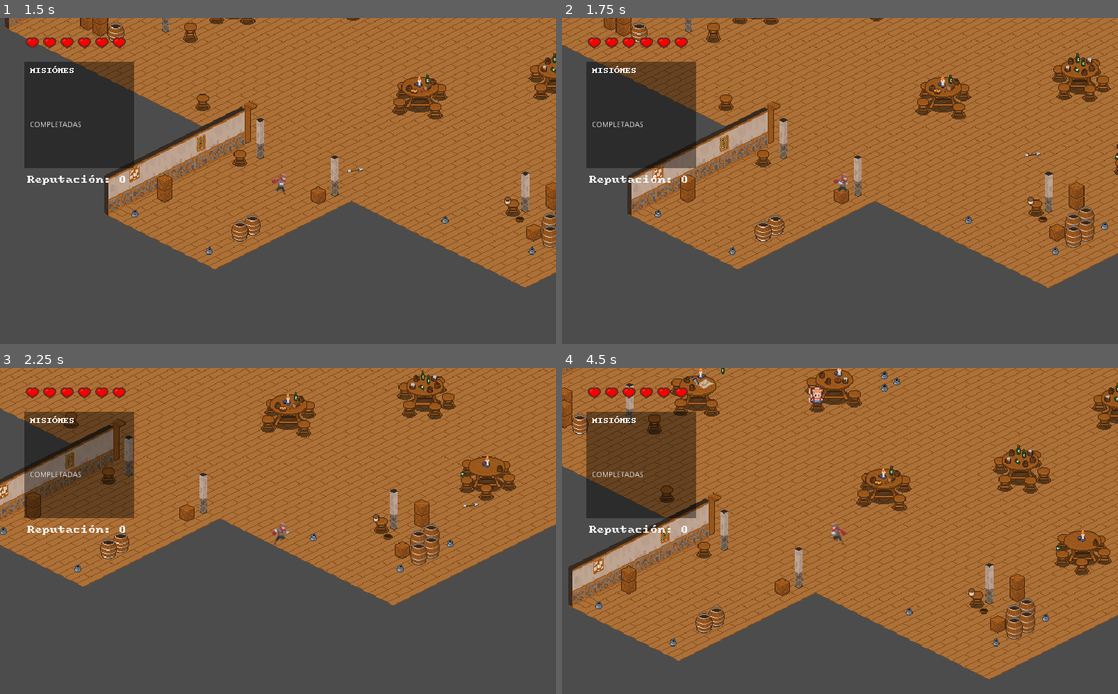
Above: before the commit, frames 1-4 (two rows, left to right).
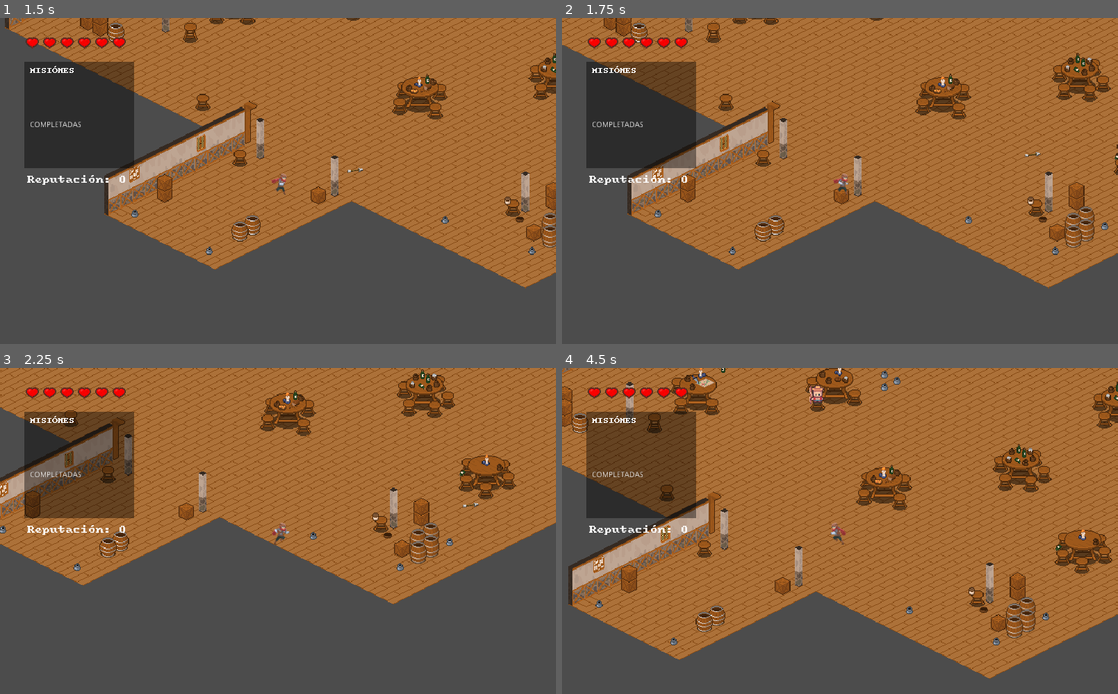
Above: after the commit, the same moments.

Repository: u1973231/Schadenfreude
Game: Godot game, scene res://scenes/Menu.tscn
The game is run twice, just before and just after one commit, with the same random seed, the same clock (stepped at 60 frames per second) and the same inputs.
Inputs (mouse positions are in pixels of both pictures, inside the frame that each line leads up to):
- Up to frame 1 (1.5 s): click "Start" at 0.5 s; tap Enter (ui_accept) at 1.25 s; move the mouse to (400, 164) at 1.27 s; press the mouse at (400, 164) at 1.28 s; hold Right (move_right) from 1.28 s (still down)
- Up to frame 2 (1.75 s): keep holding Right (move_right); tap Enter (ui_accept) at 1.52 s
- Up to frame 3 (2.25 s): move the mouse to (166, 547) at 2.02 s; release Right (move_right) at 2.03 s; release the mouse at (166, 547) at 2.03 s; hold Down (move_down) from 2.03 s (still down); tap Space (dash) at 2.1 s
- Up to frame 4 (4.5 s): tap Enter (ui_accept) at 2.27, 3.77 s; move the mouse to (895, 459) at 2.77 s; release Down (move_down) at 2.78 s; hold Right (move_right) 2.78-3.53 s; tap F (interactue) at 2.85 s; move the mouse to (812, 596) at 3.52 s; hold Up (move_up) 3.53-4.28 s; click (812, 596) at 3.6 s; move the mouse to (1006, 579) at 4.27 s; hold Left (move_left) from 4.28 s (still down); tap Space (dash) at 4.35 s

Frame 1 is identical in both runs. In frame 2, 2.0% of the frame differs, in the area x 0-100%, y 0-83%; in frame 3, 17%; in frame 4, 21%, in the area x 0-100%, y 0-96%.

Commit message:
mejoras de jugavilidad

Diff:
--- a/scenes/Player.tscn
+++ b/scenes/Player.tscn
@@ -9,7 +9,7 @@
 
 [sub_resource type="CapsuleShape2D" id=1]
 radius = 4.33333
-height = 3.33333
+height = 3.33334
 
 [sub_resource type="Animation" id=2]
 length = 0.001
@@ -76,6 +76,7 @@
 }
 
 [node name="Player" type="KinematicBody2D" groups=["player"]]
+position = Vector2( -2, -28 )
 scale = Vector2( 3, 3 )
 collision_mask = 3
 script = ExtResource( 2 )
@@ -88,7 +89,7 @@
 
 [node name="CollisionShape2D" type="CollisionShape2D" parent="."]
 light_mask = 0
-position = Vector2( 0.666667, 14 )
+position = Vector2( 1, 12.6667 )
 shape = SubResource( 1 )
 
 [node name="Camera2D" type="Camera2D" parent="."]
--- a/scenes/arrow.tscn
+++ b/scenes/arrow.tscn
@@ -4,7 +4,7 @@
 [ext_resource path="res://scripts/scr_arrow.gd" type="Script" id=2]
 
 [sub_resource type="RectangleShape2D" id=1]
-extents = Vector2( 6, 3.5 )
+extents = Vector2( 6, 10 )
 
 [node name="arrow" type="Node2D"]
 scale = Vector2( 0.5, 0.5 )
@@ -19,7 +19,7 @@
 collision_mask = 3
 
 [node name="CollisionShape2D" type="CollisionShape2D" parent="Area2D"]
-position = Vector2( -5, 0 )
+position = Vector2( -6, 0 )
 shape = SubResource( 1 )
 
 [node name="Death" type="Timer" parent="."]
